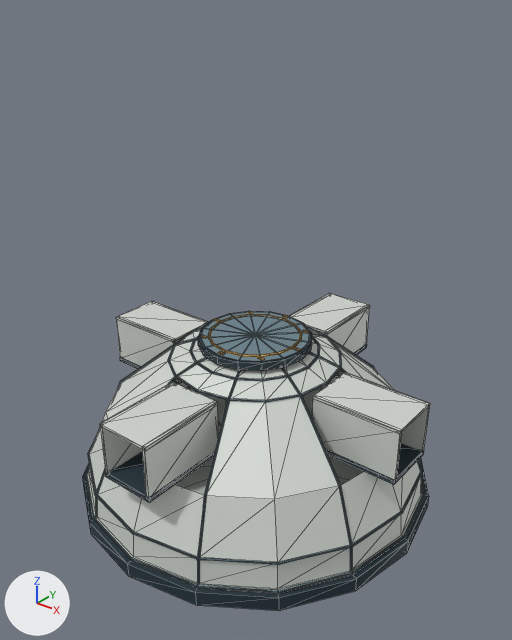
Before and after pictures for a commit that changed the glTF model assets/dome-colony/fabrication_d0_lod2.glb.
One viewpoint serves both versions: a 50 mm camera at (31.0, -38.7, 39.0) aimed at (0.8, -0.8, 15.6). Every picture has the same lights, and +X, +Y and +Z are marked at lower left. The older version comes first. Mesh edges are drawn as thin lines. Where no turn or scale is listed for an object, it has been applied to the vertices. Vertices at exactly the same position are counted once.

Names of what the first picture shows: 'BODY'.
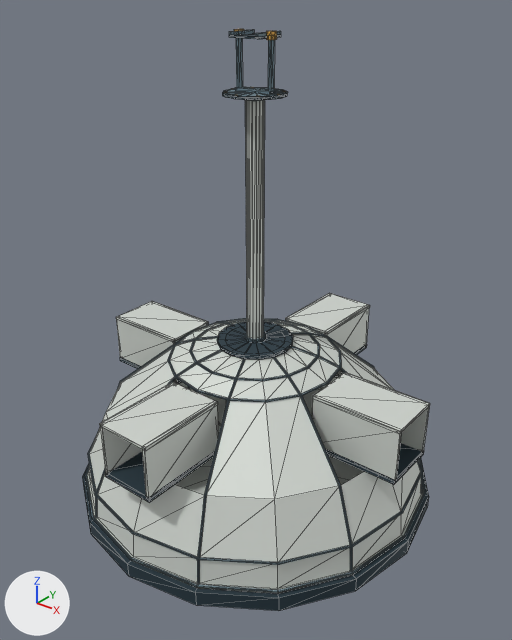
The change, as JSON lines over the scene's bpy script:
```json
{"block": "me_mesh_0", "where": "# used by ob_body; location = (0.0, 0.0, 0.0)"}
{"op": "remove", "block": "me_mesh_0", "code": "me_mesh_0.from_pydata(...)  # 1071 vertices, 1936 faces; spans x -14.6..14.6, y -14.6..14.6, z 0.0..13.9"}
{"op": "add", "block": "me_mesh_0", "code": "me_mesh_0.from_pydata(...)  # 1221 vertices, 2192 faces; spans x -14.6..14.6, y -14.6..14.6, z 0.0..35.8"}
{"block": "me_mesh_0", "change": "me_mesh_0 part 1: a new loose piece, a 16-sided cylinder along z spanning x -3.0..3.0, y -3.0..3.0, z 13.2..13.5, in mat_colony_palette"}
{"block": "me_mesh_0", "change": "me_mesh_0 part 2: a new loose piece, a box spanning x -1.46..-1.24, y -0.19..0.19, z 32.0..35.6, in mat_colony_palette"}
{"block": "me_mesh_0", "change": "me_mesh_0 part 3: a new loose piece, a box spanning x 1.24..1.46, y -0.19..0.19, z 32.0..35.6, in mat_colony_palette"}
{"block": "me_mesh_0", "change": "me_mesh_0 part 4: a new loose piece, a box spanning x 1.17..1.53, y -0.3..0.3, z 35.35..35.85, in mat_colony_palette"}
{"block": "me_mesh_0", "change": "me_mesh_0 part 5: a new loose piece, a box spanning x -1.46..1.46, y -0.35..0.35, z 32.01..32.19, in mat_colony_palette"}
{"block": "me_mesh_0", "change": "me_mesh_0 part 6: a new loose piece, a box spanning x -1.2..1.2, y -1.2..1.2, z 35.43..35.57, in mat_colony_palette"}
{"block": "me_mesh_0", "change": "me_mesh_0 part 7: a new loose piece, a box spanning x -1.2..-1.04, y -1.2..1.2, z 35.53..35.77, in mat_colony_palette"}
{"block": "me_mesh_0", "change": "me_mesh_0 part 8: a new loose piece, a box spanning x 1.04..1.2, y -1.2..1.2, z 35.53..35.77, in mat_colony_palette"}
{"block": "me_mesh_0", "change": "me_mesh_0 part 9: a new loose piece of 100 vertices spanning x -2.2..2.2, y -2.2..2.2, z 31.6..32.0, in mat_colony_palette"}
{"block": "me_mesh_0", "change": "me_mesh_0 part 10: 8 loose pieces with 64 vertices, spanning x -4.2..4.2, y -4.1..4.1, z 13.8, are deleted"}
{"block": "me_mesh_0", "change": "me_mesh_0 part 11"}
{"block": "me_mesh_0", "change": "114 vertices are removed from x -4.5..4.5, y -4.5..4.5, z 13.1..13.9"}
{"block": "me_mesh_0", "change": "224 faces are deleted"}
{"block": "me_mesh_0", "change": "50 vertices are added at x -0.8..0.8, y -0.8..0.8, z 13.4..31.9"}
{"block": "me_mesh_0", "change": "16 new vertices lie (0.0, 0.0, 18.5) away from vertices in x -0.6..0.6, y -0.6..0.6, z 13.4"}
{"block": "me_mesh_0", "change": "128 new faces join them"}
{"block": "me_mesh_0", "change": "other edits to the shape of me_mesh_0 do not show in these pictures"}
```

Boxes [x1, y1, x2, y2] around the edits, measured in the pictures (512 x 640 px):
```json
{"object": "BODY", "change": "reshaped", "before": [82, 293, 430, 611], "after": [82, 29, 430, 611], "on screen": "83% taller"}
{"part": 1, "of": "me_mesh_0", "change": "added", "after": [217, 321, 293, 359]}
{"part": 2, "of": "me_mesh_0", "change": "added", "after": [236, 38, 243, 88]}
{"part": 3, "of": "me_mesh_0", "change": "added", "after": [268, 40, 275, 94]}
{"part": 4, "of": "me_mesh_0", "change": "added", "after": [266, 31, 277, 40]}
{"part": 5, "of": "me_mesh_0", "change": "added", "after": [235, 87, 276, 94]}
{"part": 6, "of": "me_mesh_0", "change": "added", "after": [229, 33, 281, 39]}
{"part": 7, "of": "me_mesh_0", "change": "added", "after": [229, 30, 254, 36]}
{"part": 8, "of": "me_mesh_0", "change": "added", "after": [256, 31, 281, 38]}
{"part": 9, "of": "me_mesh_0", "change": "added", "after": [222, 88, 287, 101]}
{"part": 10, "of": "me_mesh_0", "change": "deleted", "before": [200, 311, 309, 361]}
{"part": 11, "of": "me_mesh_0", "change": "reshaped", "before": [198, 311, 312, 371], "after": [245, 100, 266, 342]}
```
